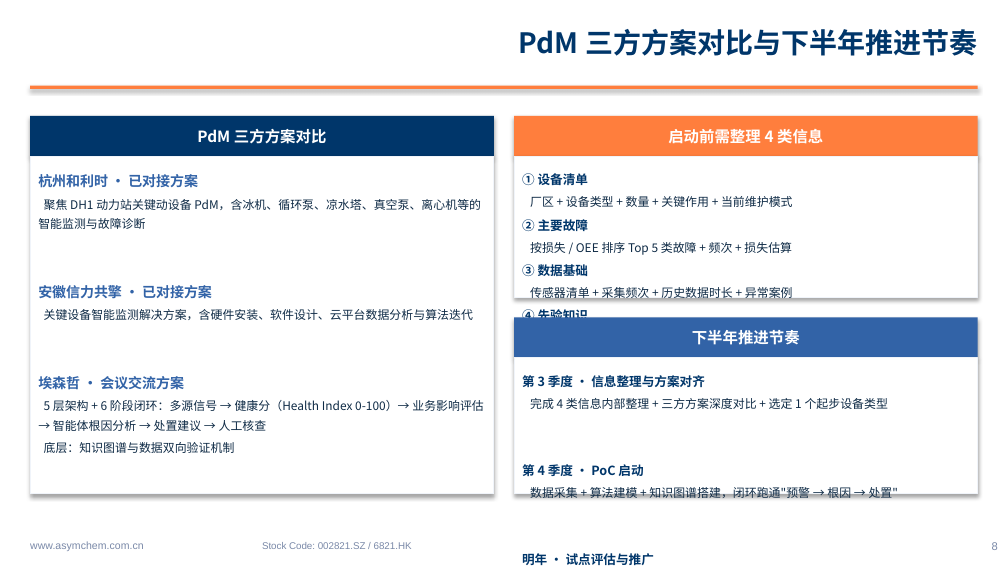
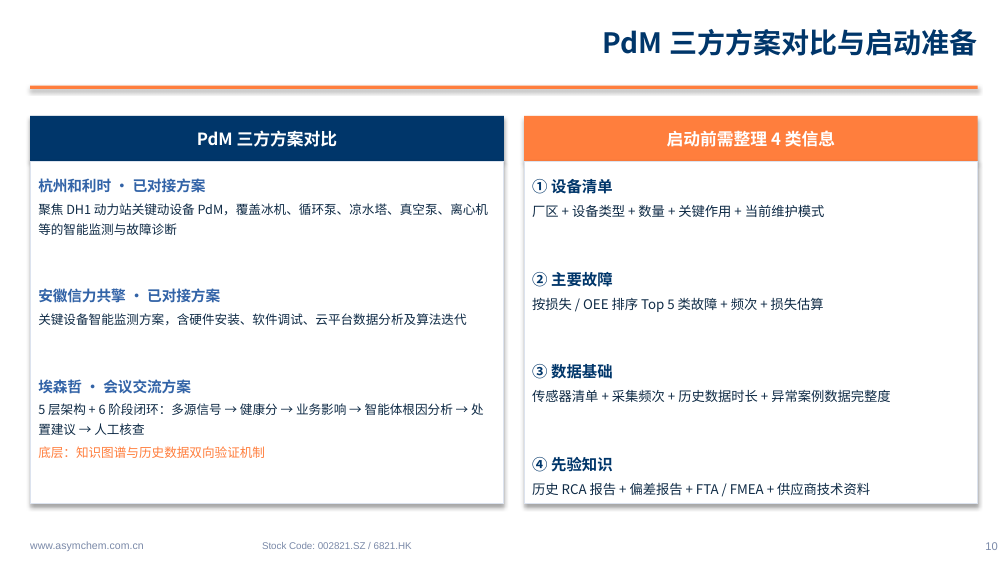
Before and after one commit to peterli0913/PML, a slide deck: slide 10 of AI_推进汇报_2026上半年.pptx (slide 8 before the commit). Drawn at 1008x567 pixels with LibreOffice and Linux fonts; fonts in the diff are those of the drawing. Boxes give left, top, right and bottom in pixels: in the first picture for what was removed or moved away, otherwise in the second. Text is boxed around its words. In the diff, an @@ line names an element or a change of style, - is before the commit and + after.

```diff
--- a/AI_推进汇报_2026上半年.pptx
+++ b/AI_推进汇报_2026上半年.pptx
@@ text at box(603, 29, 977, 56): text changed @@
-PdM 三方方案对比与下半年推进节奏
+PdM 三方方案对比与启动准备
@@ rectangle "PdM 三方方案对比": place and size @@
-rectangle "PdM 三方方案对比" at box(30, 116, 494, 156)
+rectangle "PdM 三方方案对比" at box(30, 116, 504, 161)
@@ rectangle "PdM 三方方案对比" at box(30, 116, 504, 161): size 11 to 12 pt @@
@@ rectangle "启动前需整理 4 类信息" at box(524, 116, 978, 161): size 11 to 12 pt @@
@@ rectangle "启动前需整理 4 类信息": place and size @@
-rectangle "启动前需整理 4 类信息" at box(514, 116, 978, 156)
+rectangle "启动前需整理 4 类信息" at box(524, 116, 978, 161)
@@ rectangle: place and size @@
-rectangle at box(30, 156, 494, 494)
+rectangle at box(30, 161, 504, 504)
@@ rectangle at box(30, 161, 504, 504): outline #F0F4FA 0.75 pt to #DCE3EF 0.75 pt @@
@@ text at box(38, 178, 220, 394): size 10 to 10.5 pt in "杭州和利时 · 已对接方案", "安徽信力共擎 · 已对接方案", "埃森哲 · 会议交流方案"; line spacing 1.35 to 1.3 @@
@@ rectangle at box(524, 161, 978, 504): outline #F0F4FA 0.75 pt to #DCE3EF 0.75 pt @@
@@ rectangle: place and size @@
-rectangle at box(514, 156, 978, 297)
+rectangle at box(524, 161, 978, 504)
@@ text at box(532, 179, 825, 472): size 9 to 11 pt in "① 设备清单", "② 主要故障", "③ 数据基础", "④ 先验知识"; size 8.5 to 9.5 pt in "厂区 + 设备类型 + 数量 + 关键作用 ...", "按损失 / OEE 排序 Top 5 类故障 ..."; line spacing 1.35 to 1.3 @@
@@ text "① 设备清单": place and size @@
-text "① 设备清单" at box(522, 173, 793, 346)
+text "① 设备清单" at box(532, 179, 890, 495)
@@ text at box(38, 203, 489, 235): text changed; size 8.5 to 9 pt @@
-聚焦 DH1 动力站关键动设备 PdM，含冰机、循环泵、凉水塔、真空泵、离心机等的智能监测与故障诊断
+聚焦 DH1 动力站关键动设备 PdM，覆盖冰机、循环泵、凉水塔、真空泵、离心机等的智能监测与故障诊断
@@ text at box(38, 313, 466, 325): text changed; size 8.5 to 9 pt @@
-关键设备智能监测解决方案，含硬件安装、软件设计、云平台数据分析与算法迭代
+关键设备智能监测方案，含硬件安装、软件调试、云平台数据分析及算法迭代
@@ rectangle removed at box(514, 318, 978, 358) @@
-下半年推进节奏
@@ rectangle removed at box(514, 358, 978, 494) @@
@@ text removed at box(522, 373, 899, 565) @@
-第 3 季度 · 信息整理与方案对齐
-完成 4 类信息内部整理 + 三方方案深度对比 + 选定 1 个起步设备类型
-第 4 季度 · PoC 启动
-数据采集 + 算法建模 + 知识图谱搭建，闭环跑通"预警 → 根因 → 处置"
-明年 · 试点评估与推广
-PoC 效果评估 → 决定扩展至其他设备类型 / 厂区
@@ text at box(38, 403, 484, 458): text changed; size 8.5 to 9 pt @@
-5 层架构 + 6 阶段闭环：多源信号 → 健康分（Health Index 0-100）→ 业务影响评估 → 智能体根因分析 → 处置建议 → 人工核查
-底层：知识图谱与数据双向验证机制
+5 层架构 + 6 阶段闭环：多源信号 → 健康分 → 业务影响 → 智能体根因分析 → 处置建议 → 人工核查
+底层：知识图谱与历史数据双向验证机制
@@ text at box(532, 390, 890, 402): text changed; size 8.5 to 9.5 pt @@
-传感器清单 + 采集频次 + 历史数据时长 + 异常案例
+传感器清单 + 采集频次 + 历史数据时长 + 异常案例数据完整度
@@ text at box(532, 482, 870, 495): text changed; size 8.5 to 9.5 pt @@
-RCA 报告 + 偏差报告 + FTA / FMEA + 供应商资料
+历史 RCA 报告 + 偏差报告 + FTA / FMEA + 供应商技术资料
@@ text at box(985, 542, 997, 550): text changed @@
-8
+10
```
Also in this commit, not shown: 7 other slides changed, 3 slides added, 1 other file.
